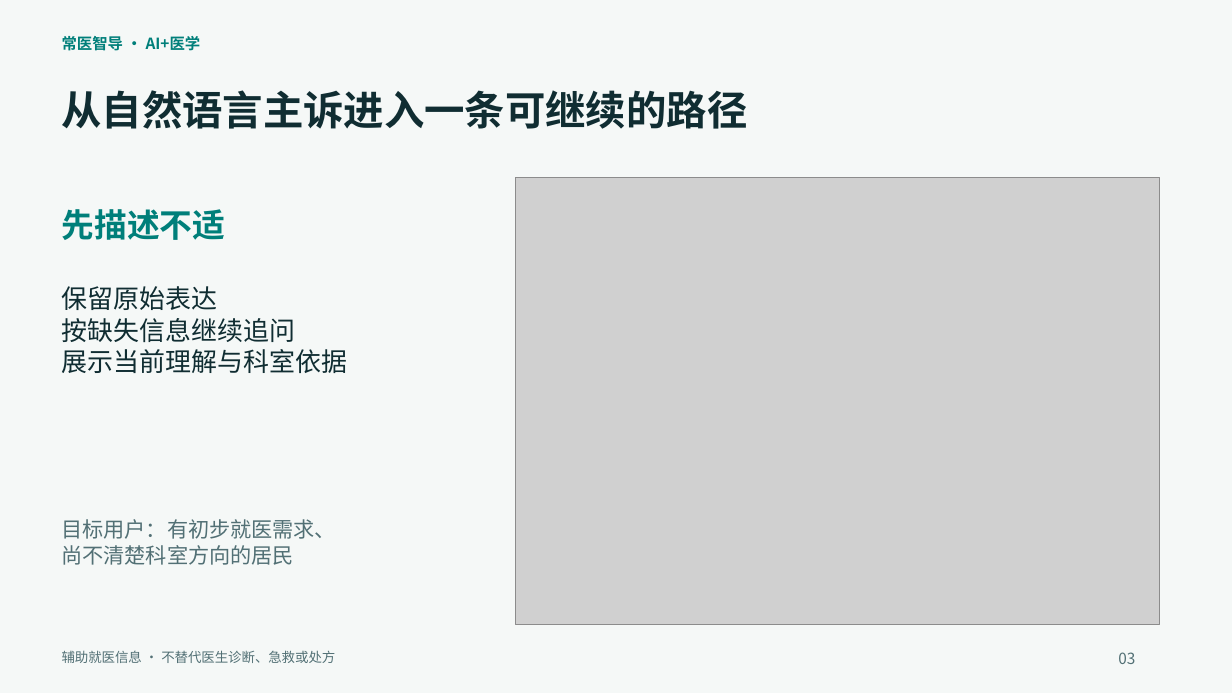
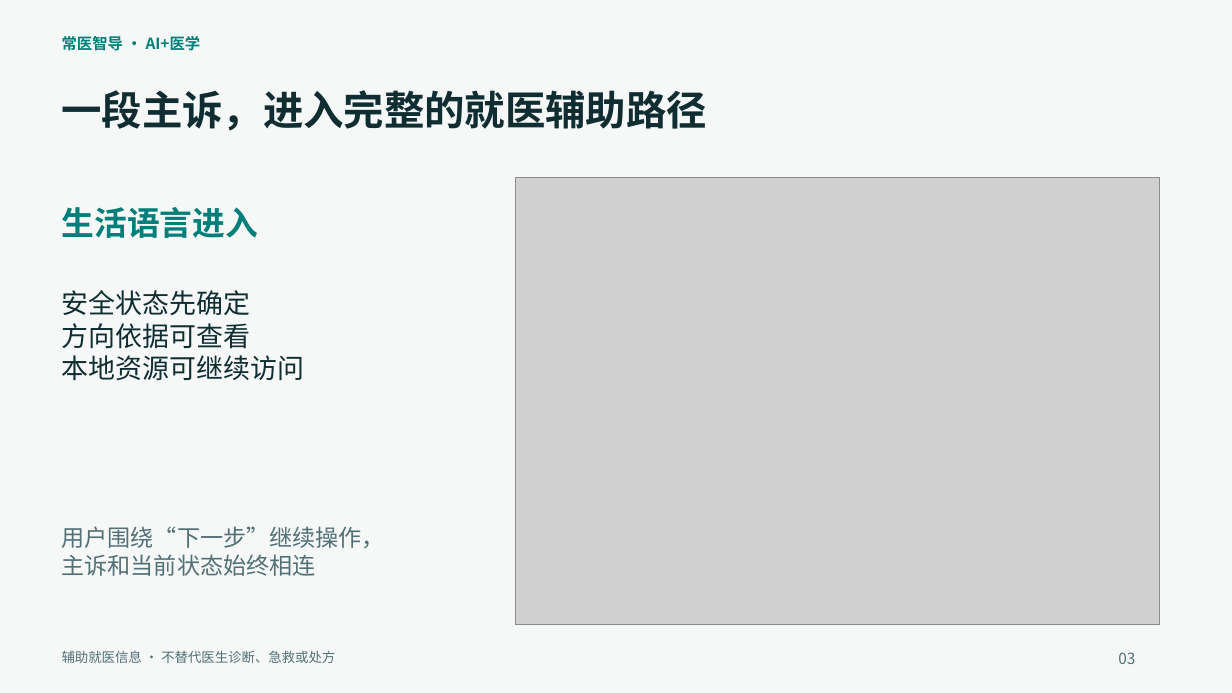
Before and after one commit to wenxvn/changyi, a slide deck: slide 3 of 参赛资料/常医智导_参赛答辩.pptx. Drawn at 1232x693 pixels with LibreOffice and Linux fonts; fonts in the diff are those of the drawing; grey boxes stand for pictures. Boxes give left, top, right and bottom in pixels: in the first picture for what was removed or moved away, otherwise in the second. Text is boxed around its words. In the diff, an @@ line names an element or a change of style, - is before the commit and + after.

```diff
--- a/参赛资料/常医智导_参赛答辩.pptx
+++ b/参赛资料/常医智导_参赛答辩.pptx
@@ text at (62,90,708,131): text changed @@
-从自然语言主诉进入一条可继续的路径
+一段主诉，进入完整的就医辅助路径
@@ text at (62,207,259,238): text changed @@
-先描述不适
+生活语言进入
@@ text at (62,290,305,380): text changed; size 20.2 to 21 pt @@
-保留原始表达
-按缺失信息继续追问
-展示当前理解与科室依据
+安全状态先确定
+方向依据可查看
+本地资源可继续访问
@@ text at (62,526,385,576): text changed; size 16.5 to 18 pt @@
-目标用户：有初步就医需求、
-尚不清楚科室方向的居民
+用户围绕“下一步”继续操作，
+主诉和当前状态始终相连
```
Also in this commit, not shown: 12 other slides changed, 5 slides added, 5 slides removed, 6 other files.
